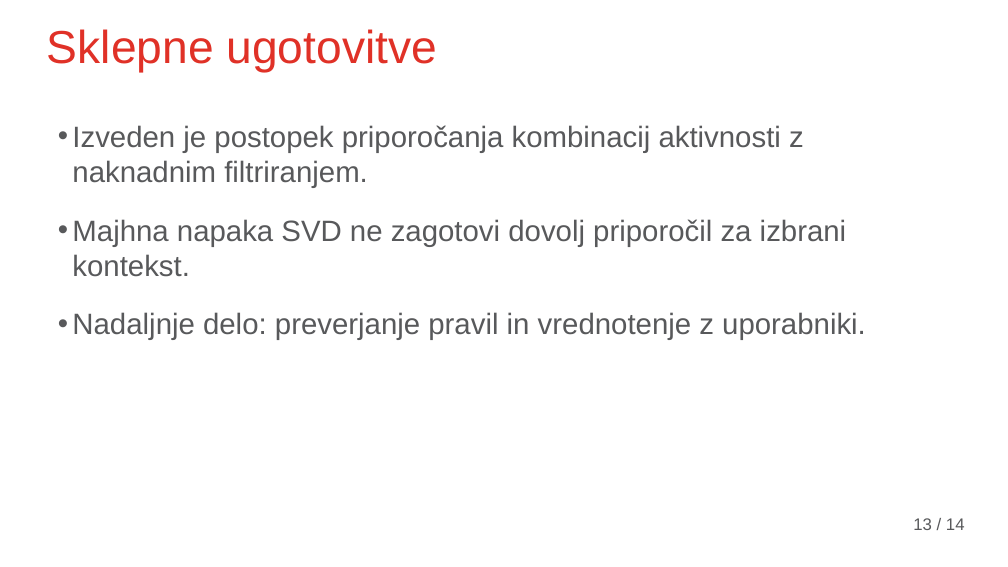
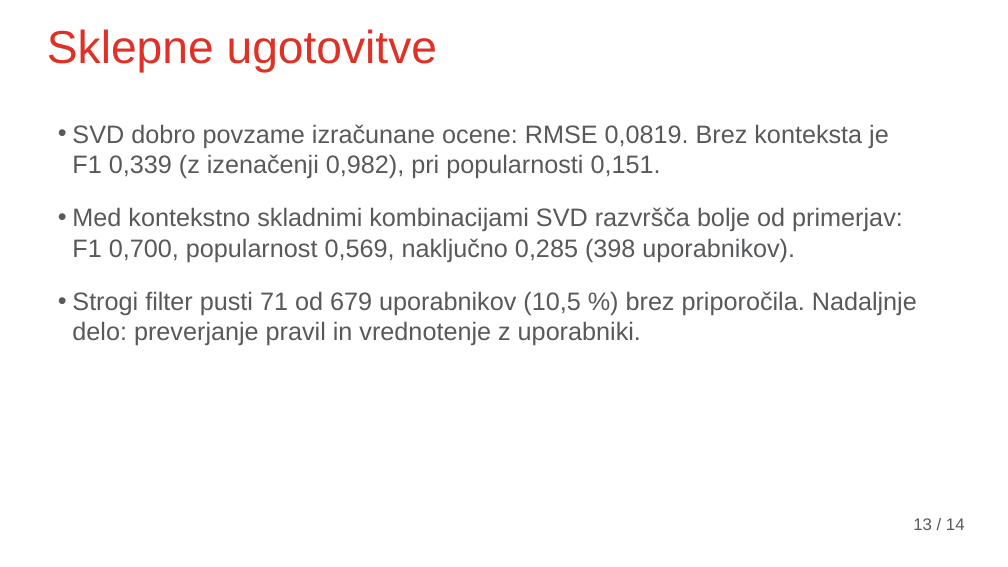
Before and after one commit to leskovecg/masters-thesis-recommender-system, a slide deck: slide 13 of presentation/Zagovor_Gasper_Leskovec.pptx. Drawn at 1008x567 pixels with LibreOffice and Linux fonts; fonts in the diff are those of the drawing; background and template pictures are left out. Boxes give left, top, right and bottom in pixels: in the first picture for what was removed or moved away, otherwise in the second. Text is boxed around its words. In the diff, an @@ line names an element or a change of style, - is before the commit and + after.

```diff
--- a/presentation/Zagovor_Gasper_Leskovec.pptx
+++ b/presentation/Zagovor_Gasper_Leskovec.pptx
@@ text at (72, 124, 917, 345): text changed; size 28 to 24 pt @@
-• Izveden je postopek priporočanja kombinacij aktivnosti z naknadnim filtriranjem.
-• Majhna napaka SVD ne zagotovi dovolj priporočil za izbrani kontekst.
-• Nadaljnje delo: preverjanje pravil in vrednotenje z uporabniki.
+• SVD dobro povzame izračunane ocene: RMSE 0,0819. Brez konteksta je F1 0,339 (z izenačenji 0,982), pri popularnosti 0,151.
+• Med kontekstno skladnimi kombinacijami SVD razvršča bolje od primerjav: F1 0,700, popularnost 0,569, naključno 0,285 (398 uporabnikov).
+• Strogi filter pusti 71 od 679 uporabnikov (10,5 %) brez priporočila. Nadaljnje delo: preverjanje pravil in vrednotenje z uporabniki.
```
Also in this commit, not shown: 7 other slides changed.
